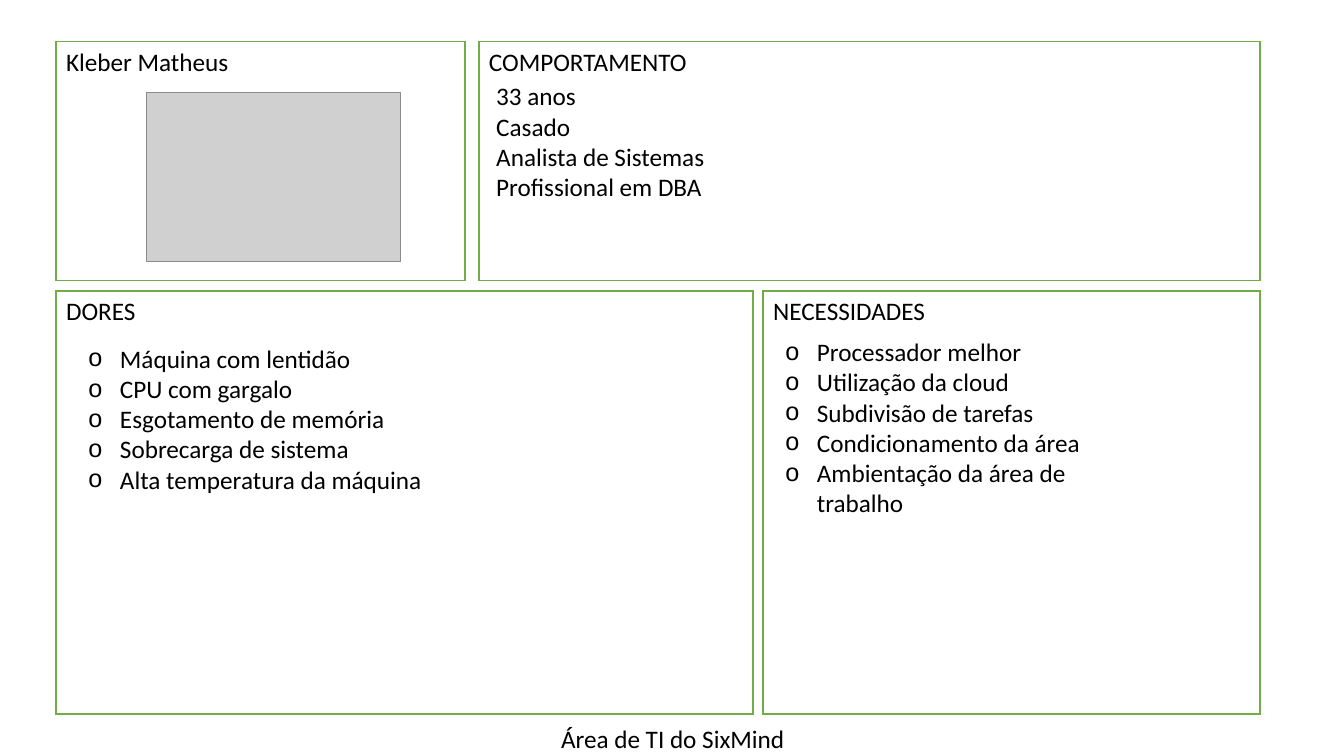
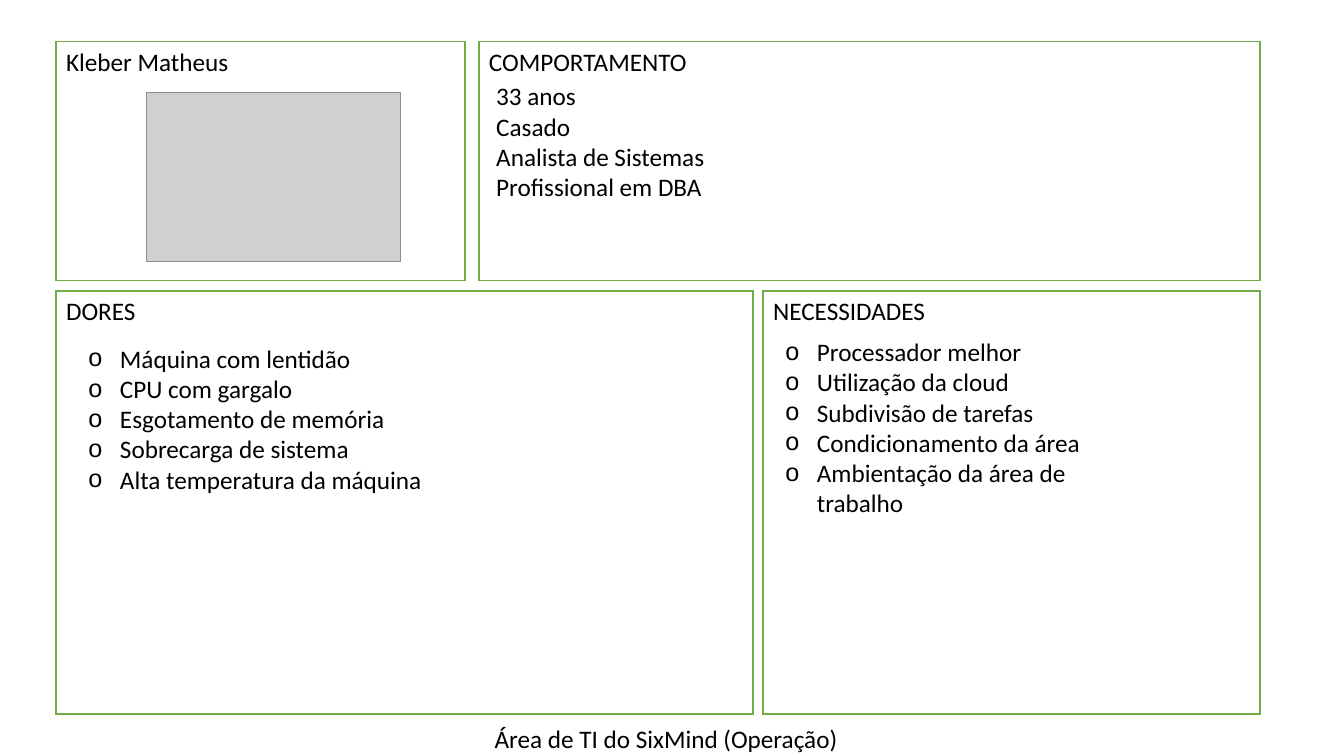
Before and after one commit to bandtec-grupoteste-2020-2/grupo-05-ccoa-20201, a slide deck: slide 1 of Projeto SIX MIND/Documentação/Persona.pptx. Drawn at 1344x756 pixels with LibreOffice and Linux fonts; fonts in the diff are those of the drawing; grey boxes stand for pictures. Boxes give left, top, right and bottom in pixels: in the first picture for what was removed or moved away, otherwise in the second. Text is boxed around its words. In the diff, an @@ line names an element or a change of style, - is before the commit and + after.

```diff
--- a/Projeto SIX MIND/Documentação/Persona.pptx
+++ b/Projeto SIX MIND/Documentação/Persona.pptx
@@ text at (495,728,837,753): text changed @@
-Área de TI do SixMind
+Área de TI do SixMind (Operação)
```
Also in this commit, not shown: 1 other slide changed, 1 slide added.
